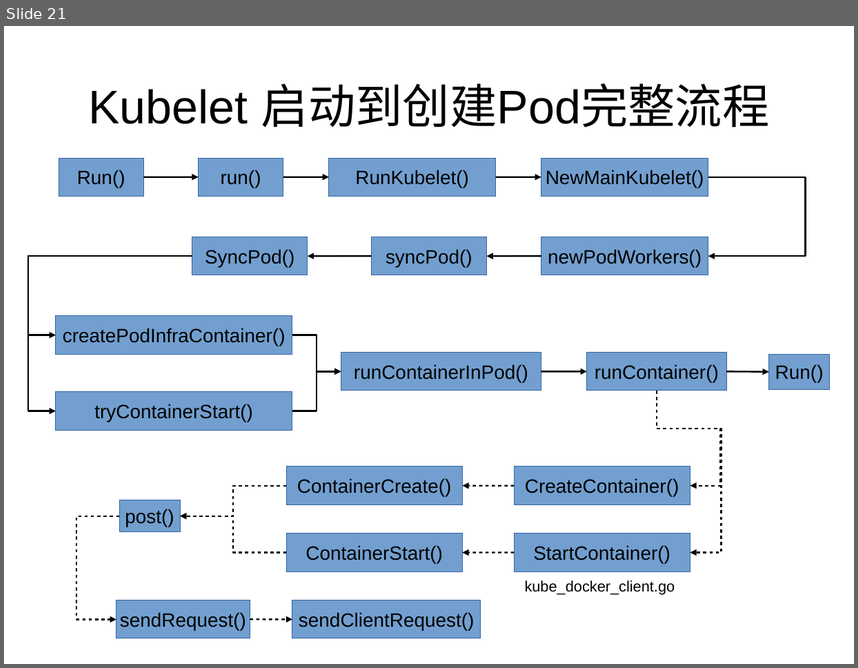
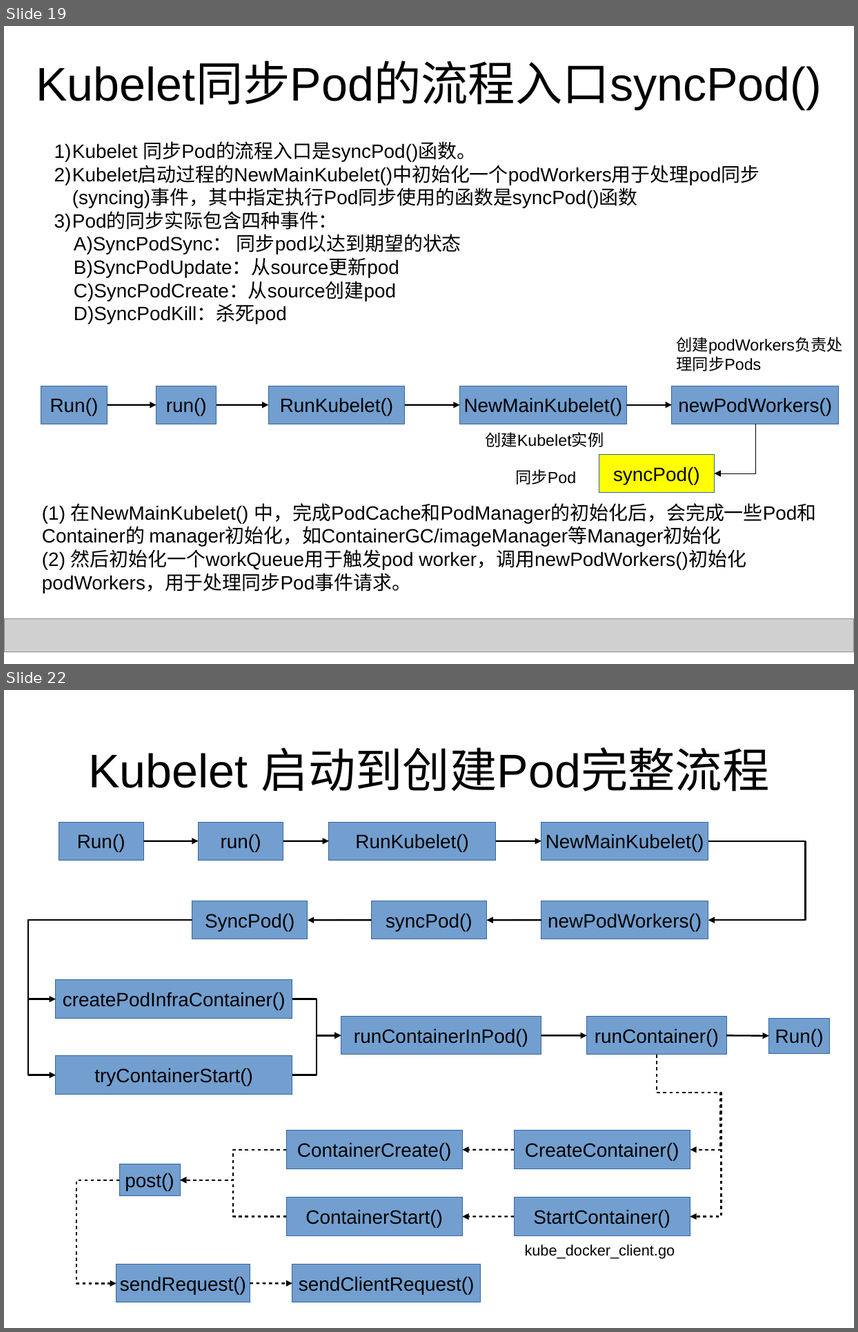
Before and after one commit to loveliuliu/Kubernetes-step-by-step, a slide deck: code_analysis/Kubelet/Kubelet.odp. Shown one above the other, each under a label of ours: slide 21 before the commit, slides 19 and 22 after it; the slides between them are not shown. The pictures are 858x668 and 858x1332 pixels, drawn with LibreOffice and Linux fonts; fonts in the diff are those of the drawing; grey boxes stand for pictures. Boxes give left, top, right and bottom in pixels: in the first picture for what was removed or moved away, otherwise in the second. Text is boxed around its words. In the diff, an @@ line names an element or a change of style, - is before the commit and + after.

```diff
--- a/code_analysis/Kubelet/Kubelet.odp
+++ b/code_analysis/Kubelet/Kubelet.odp
@@ slide 19 added at (4, 26, 854, 664), background #FFFFFF @@
@@ title added at (36, 63, 822, 109), 44 pt, text #000000 @@
+Kubelet同步Pod的流程入口syncPod()
@@ text added at (54, 141, 760, 323), 18 pt, text #000000 @@
+1) Kubelet 同步Pod的流程入口是syncPod()函数。
+2) Kubelet启动过程的NewMainKubelet()中初始化一个podWorkers用于处理pod同步(syncing)事件，其中指定执行Pod同步使用的函数是syncPod()函数
+3) Pod的同步实际包含四种事件：
+D) SyncPodSync： 同步pod以达到期望的状态
+E) SyncPodUpdate：从source更新pod
+F) SyncPodCreate：从source创建pod
+G) SyncPodKill：杀死pod
@@ text added at (676, 336, 842, 354), 15 pt, text #000000 @@
+创建podWorkers负责处理同步Pods
@@ rectangle added at (41, 385, 107, 424), fill #729FCF, outline #3465A4 0 pt, 18 pt, text #000000 @@
+Run()
@@ rectangle added at (156, 385, 216, 424), fill #729FCF, outline #3465A4 0 pt, 18 pt, text #000000 @@
+run()
@@ rectangle added at (268, 385, 405, 424), fill #729FCF, outline #3465A4 0 pt, 18 pt, text #000000 @@
+RunKubelet()
@@ rectangle added at (460, 385, 627, 424), fill #729FCF, outline #3465A4 0 pt, 18 pt, text #000000 @@
+NewMainKubelet()
@@ rectangle added at (672, 385, 840, 424), fill #729FCF, outline #3465A4 0 pt, 18 pt, text #000000 @@
+newPodWorkers()
@@ arrow added from (107, 405) to (156, 405), #000000 1.5 pt @@
@@ arrow added from (217, 405) to (268, 405), #000000 1.5 pt @@
@@ arrow added from (405, 405) to (460, 405), #000000 1.5 pt @@
@@ elbow arrow added from (627, 405) to (672, 405), #000000 1.5 pt @@
@@ text added at (485, 432, 604, 447), 15 pt, text #000000 @@
+创建Kubelet实例
@@ elbow arrow added from (755, 424) to (715, 473), #000000 0 pt @@
@@ rectangle added at (599, 454, 715, 492), fill #FFFF00, outline #3465A4 0 pt, 18 pt, text #000000 @@
+syncPod()
@@ text added at (515, 469, 576, 484), 15 pt, text #000000 @@
+同步Pod
@@ text added at (42, 503, 816, 592), 18 pt, text #000000 @@
+(1) 在NewMainKubelet() 中，完成PodCache和PodManager的初始化后，会完成一些Pod和Container的 manager初始化，如ContainerGC/imageManager等Manager初始化
+(2) 然后初始化一个workQueue用于触发pod worker，调用newPodWorkers()初始化podWorkers，用于处理同步Pod事件请求。
@@ picture added at (4, 619, 854, 652) @@
@@ what was slide 21 is now slide 22 @@
```
Also in this commit, not shown: 3 other slides added, 2 slides removed, 1 other file.
